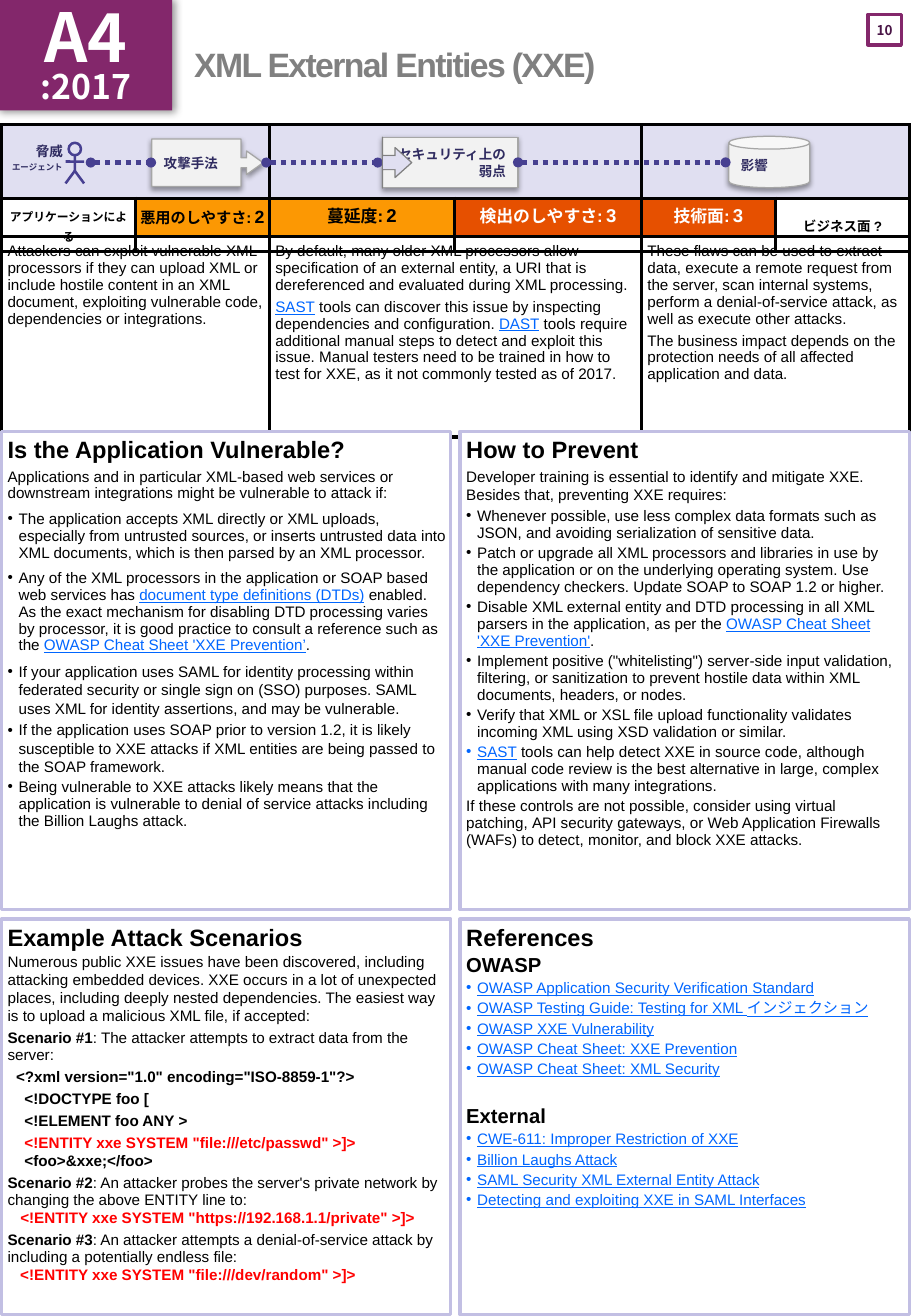
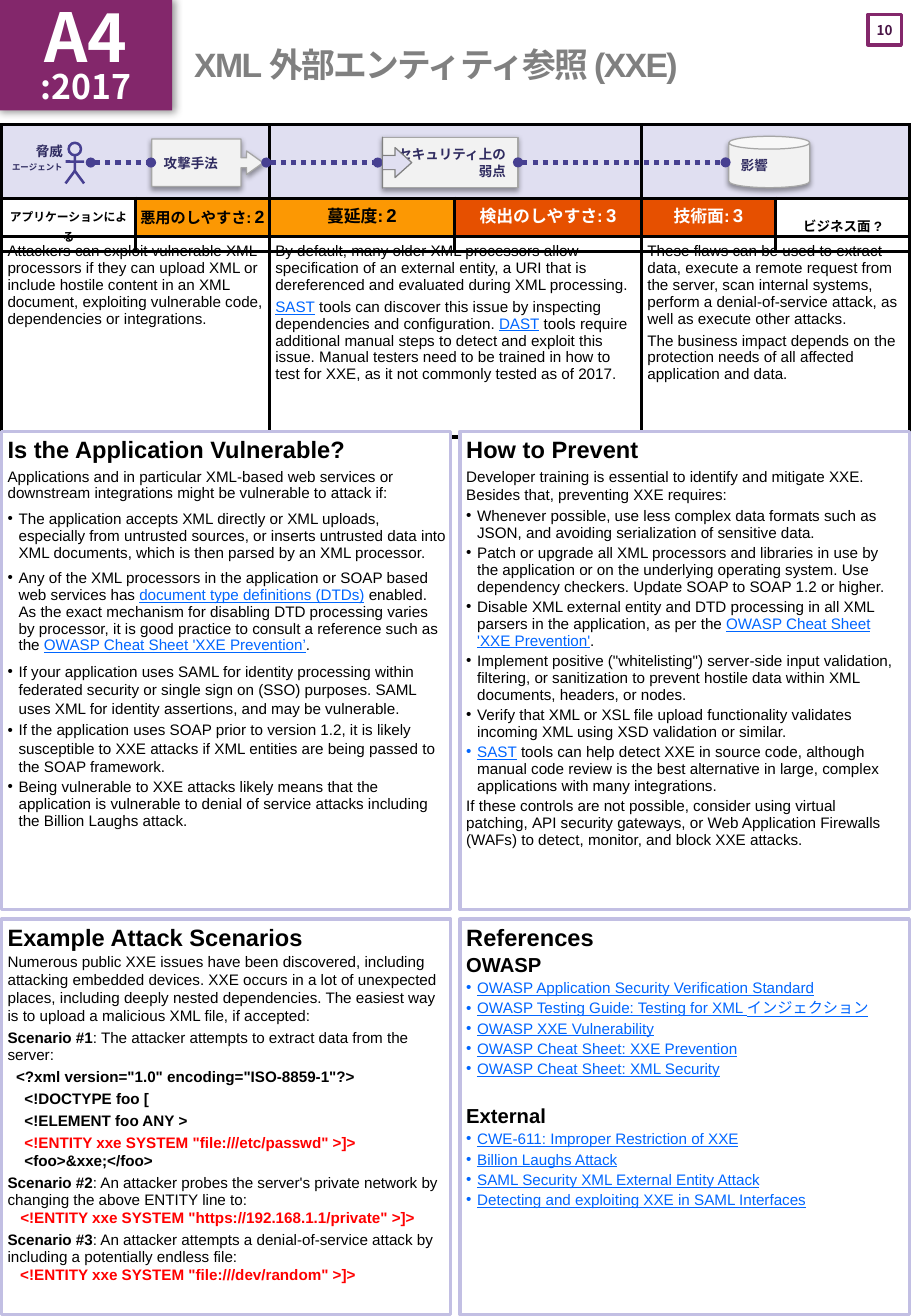
Before and after one commit to OWASP/Top10, a slide deck: slide 11 of 2017/ja/pptx_file/OWASP Top 10-2017_ja_DIN-A4.pptx. Drawn at 911x1316 pixels with LibreOffice and Linux fonts; fonts in the diff are those of the drawing. Boxes give left, top, right and bottom in pixels: in the first picture for what was removed or moved away, otherwise in the second. Text is boxed around its words. In the diff, an @@ line names an element or a change of style, - is before the commit and + after.

```diff
--- a/2017/ja/pptx_file/OWASP Top 10-2017_ja_DIN-A4.pptx
+++ b/2017/ja/pptx_file/OWASP Top 10-2017_ja_DIN-A4.pptx
@@ title at (194,48,677,84): text changed @@
-XML External Entities (XXE)
+XML 外部エンティティ参照 (XXE)
```
Also in this commit, not shown: 17 other slides changed.
